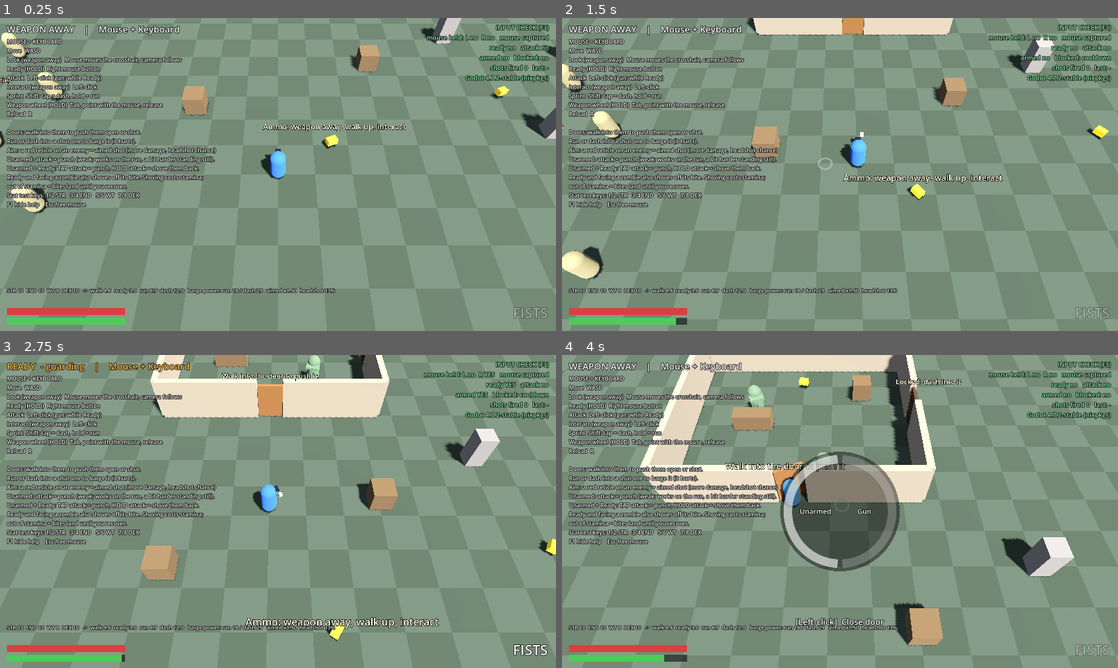
Above: before the commit, frames 1-4 (two rows, left to right).
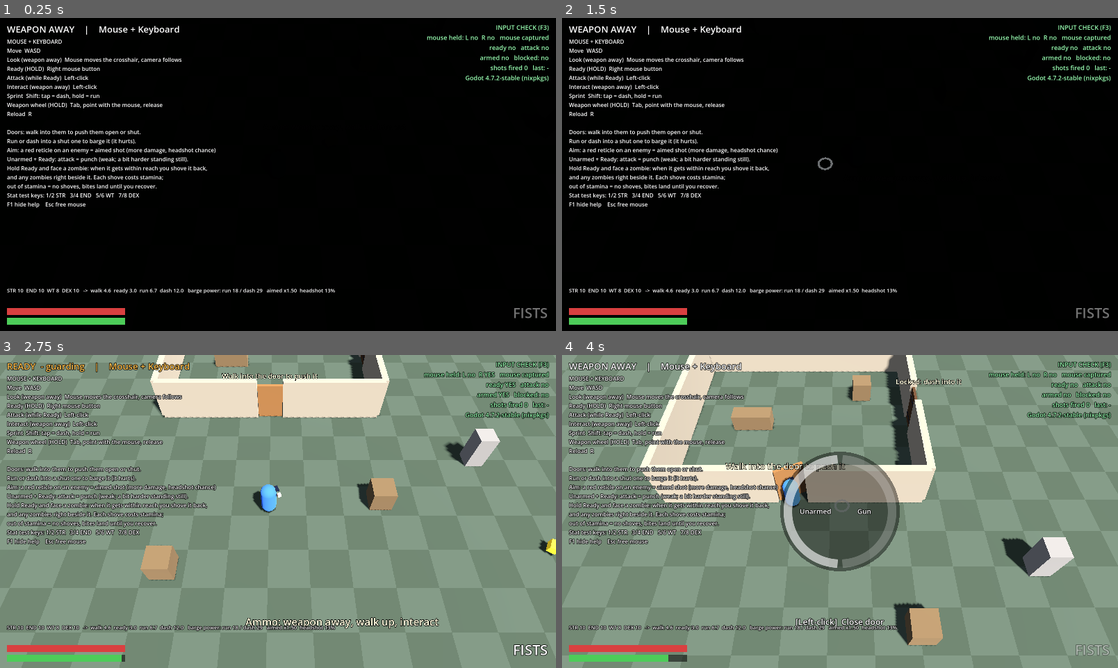
Above: after the commit, the same moments.

Repository: RuneTV64/twinsticksofdepth
Game: Godot game, scene res://main.tscn
Two runs of this game, one before a commit and one after it. Both use one fixed random seed, a clock stepped at 60 frames per second and the inputs below.
Inputs (mouse positions are in pixels of both pictures, inside the frame that each line leads up to):
- Up to frame 1 (0.25 s): no input
- Up to frame 2 (1.5 s): tap Enter at 0.5 s; move the mouse to (867, 174) at 0.52 s; press the mouse at (867, 174) at 0.53 s; hold W (move_up) from 0.53 s (still down); move the mouse to (812, 174) at 1.27 s; release the mouse at (812, 174) at 1.28 s; click (812, 174) at 1.35 s
- Up to frame 3 (2.75 s): keep holding W (move_up); move the mouse to (289, 505) at 2.02 s; hold Right mouse button (ready_weapon) from 2.03 s (still down); click (289, 505) at 2.3 s
- Up to frame 4 (4 s): keep holding W (move_up); move the mouse to (834, 517) at 2.77 s; release Right mouse button (ready_weapon) at 2.78 s; tap Shift (sprint) at 2.85 s; click (834, 517) at 3.05 s; move the mouse to (878, 514) at 3.52 s; hold Tab (weapon_wheel) from 3.53 s (still down); click (878, 514) at 3.8 s

The runs differ from the first frame. In frame 1, 95% of the frame differs, in the area x 0-100%, y 0-100%; in frame 2, 95%; in frame 3, 2.2%; in frame 4, 2.0%.

Commit message:
Vision cone, fog of war, automatic shove, Ready-only punching
- Player sees a wall-blocked cone ahead plus a small circle all round
- Enemies and ammo pickups fade out when not in view
- Fog of war: never-seen areas are dark; seen areas stay clear, then
  gray over slowly with time since last seen
- Shove is automatic: Ready unarmed throws back zombies that come within
  reach in front, plus any right beside them; hold-to-shove removed
- Punching needs Ready; weapon away, attack only interacts

Co-Authored-By: Claude Fable 5.2 <noreply@anthropic.com>

Diff:
--- a/ammo_pickup.gd
+++ b/ammo_pickup.gd
@@ -8,6 +8,9 @@
 var _active := true
 var _t := 0.0
 var _mesh: MeshInstance3D
+var _mat: StandardMaterial3D
+var _alpha := 0.0          # 1 = in the player's view; fades out when it isn't
+var _player: Player
 
 
 func _ready() -> void:
@@ -16,16 +19,31 @@
 	var b := BoxMesh.new()
 	b.size = Vector3(0.6, 0.35, 0.4)
 	_mesh.mesh = b
-	var mat := StandardMaterial3D.new()
-	mat.albedo_color = Color(0.85, 0.7, 0.2)
-	mat.emission_enabled = true
-	mat.emission = Color(0.5, 0.4, 0.05)
-	_mesh.material_override = mat
+	_mat = StandardMaterial3D.new()
+	_mat.albedo_color = Color(0.85, 0.7, 0.2)
+	_mat.emission_enabled = true
+	_mat.emission = Color(0.5, 0.4, 0.05)
+	_mesh.material_override = _mat
 	_mesh.position.y = 0.4
 	add_child(_mesh)
 
 
+## Like enemies, items only show while the player can see them. You remember the place, not
+## whether the thing is still there.
+func _update_fade(delta: float) -> void:
+	if _player == null:
+		_player = get_tree().get_first_node_in_group("player") as Player
+	var seen := _player == null or _player.can_see(global_position, 0.3)
+	_alpha = move_toward(_alpha, 1.0 if seen else 0.0, delta / 0.25)
+	_mesh.visible = _alpha > 0.02
+	_mat.transparency = BaseMaterial3D.TRANSPARENCY_DISABLED if _alpha > 0.99 \
+		else BaseMaterial3D.TRANSPARENCY_ALPHA
+	_mat.albedo_color.a = _alpha
+	_mat.emission_energy_multiplier = _alpha
+
+
 func _process(delta: float) -> void:
+	_update_fade(delta)
 	if not _active:
 		_t -= delta
 		if _t <= 0.0:
--- a/enemy.gd
+++ b/enemy.gd
@@ -13,6 +13,7 @@
 @export var attack_damage := 10.0
 @export var attack_cooldown := 1.3
 @export var investigate_time := 10.0   # how long a heard noise keeps pulling it in
+@export var fade_time := 0.25          # seconds to fade out of (or into) the player's view
 
 var hp := 100.0
 var dead := false
@@ -25,6 +26,7 @@
 var _since_hit := 99.0
 var _dead_t := 0.0
 var _sway := 0.0
+var _alpha := 1.0                # 1 = in the player's view, fades to 0 when it isn't
 var _noise_pos := Vector3.ZERO   # where the last noise it heard came from
 var _noise_t := 0.0              # > 0 while it is still drawn to that spot
 var _mat: StandardMaterial3D
@@ -106,6 +108,16 @@
 	_noise_t = investigate_time
 
 
+## You only see an enemy while it's in the player's view; out of it, it fades away (it is
+## still there, still moving, still dangerous).
+func _update_fade(delta: float) -> void:
+	var seen := player == null or player.can_see(global_position)
+	_alpha = move_toward(_alpha, 1.0 if seen else 0.0, delta / maxf(fade_time, 0.01))
+	_visual.visible = _alpha > 0.02
+	_mat.transparency = BaseMaterial3D.TRANSPARENCY_DISABLED if _alpha > 0.99 \
+		else BaseMaterial3D.TRANSPARENCY_ALPHA
+
+
 ## Shoved back by the player: thrown along dir, no damage, and it needs a moment before it
 ## can attack again.
 func shove(dir: Vector3, force: float) -> void:
@@ -138,6 +150,7 @@
 	_flash -= delta
 	_cd -= delta
 	_since_hit += delta
+	_update_fade(delta)
 	if dead:
 		_dead_t -= delta
 		if _dead_t <= 0.0:
@@ -190,6 +203,8 @@
 			var n := get_slide_collision(i).get_normal()
 			door.push(global_position, -Vector3(n.x, 0.0, n.z).normalized(), move_speed)
 
-	_mat.albedo_color = Color(1, 1, 1) if _flash > 0.0 else _base_color
-	_label.visible = _since_hit < 2.5
+	var col := Color(1, 1, 1) if _flash > 0.0 else _base_color
+	col.a = _alpha
+	_mat.albedo_color = col
+	_label.visible = _since_hit < 2.5 and _alpha > 0.5
 	_label.text = "%d" % ceili(hp)
--- /dev/null
+++ b/fog.gd
@@ -0,0 +1,172 @@
+extends Node3D
+## Fog of war. A full-screen pass that darkens everything the player can't see right now:
+##  - in view (the player's sight rays reach it): clear
+##  - seen before: stays clear at first, then slowly grays over as time passes since you last
+##    looked. Gray means "it's been a while": worth checking again for supplies.
+##  - never seen: almost black
+## It reads the depth buffer to find where each pixel really is in the world, so wall faces
+## and tops are judged by their own position, not the ground behind them.
+
+@export var explored_dim := 0.5      # how dark a long-unvisited area gets (0 = clear, 1 = black)
+@export var stale_delay := 20.0      # seconds an area stays fully clear after you last saw it
+@export var stale_time := 120.0      # seconds after that for the gray to fade all the way in
+@export var unexplored_dim := 0.9    # how dark never-seen areas look
+@export var edge_soft := 0.7         # meters over which the edge of your view fades
+@export var see_past := 0.6          # meters past a ray's end still lit, so the wall it hit shows
+
+const MAP_SIZE := 96.0               # meters covered by the explored map, centered on the origin
+const MAP_CELLS := 192               # half-meter cells
+
+var player: Player
+var cam: Camera3D
+
+var _mat: ShaderMaterial
+var _explored: Image
+var _explored_tex: ImageTexture
+var _mark_t := 0.0
+var _clock := 0.0   # game seconds; what "last seen" times are measured against
+
+const SHADER := """
+shader_type spatial;
+render_mode unshaded, depth_test_disabled, depth_draw_never, cull_disabled, shadows_disabled;
+
+uniform sampler2D depth_tex : hint_depth_texture, filter_nearest, repeat_disable;
+uniform sampler2D explored_tex : filter_linear, repeat_disable;
+uniform vec2 player_xz;
+uniform float rays[RAY_COUNT];   // distance to the first wall in each direction
+uniform float face_angle;        // the cone: same formula as Player.sight_limit()
+uniform float half_fov;
+uniform float taper;
+uniform float sight_range;
+uniform float sight_near;
+uniform float map_size;
+uniform float explored_dim;
+uniform float unexplored_dim;
+uniform float now;
+uniform float stale_delay;
+uniform float stale_time;
+uniform float edge_soft;
+uniform float see_past;
+
+void vertex() {
+	// Cover the whole screen whatever the camera is doing.
+	POSITION = vec4(VERTEX.xy, 1.0, 1.0);
+}
+
+void fragment() {
+	float depth = texture(depth_tex, SCREEN_UV).r;
+	float fog = unexplored_dim;
+	if (depth > 0.000001) {
+		// Rebuild the world position of whatever is drawn at this pixel.
+		vec4 view = INV_PROJECTION_MATRIX * vec4(SCREEN_UV * 2.0 - 1.0, depth, 1.0);
+		view.xyz /= view.w;
+		vec3 world = (INV_VIEW_MATRIX * vec4(view.xyz, 1.0)).xyz;
+
+		vec2 rel = world.xz - player_xz;
+		float dist = length(rel);
+		float ang = atan(rel.y, rel.x);
+		float f = (ang + PI) / TAU * float(RAY_COUNT);
+		int i0 = int(floor(f)) % RAY_COUNT;
+		int i1 = (i0 + 1) % RAY_COUNT;
+		float wall = mix(rays[i0], rays[i1], fract(f)) + see_past;
+		float off = abs(mod(ang - face_angle + PI, TAU) - PI);
+		float cone = mix(sight_range, sight_near, smoothstep(half_fov, half_fov + taper, off));
+		float reach = min(wall, cone);
+		float in_view = 1.0 - smoothstep(reach - edge_soft, reach, dist);
+
+		// r = ever seen (0/1), g = when it was last seen (0 where never). Dividing the
+		// filtered g by the filtered r gives the last-seen time of the seen cells nearby.
+		vec2 e = texture(explored_tex, world.xz / map_size + 0.5).rg;
+		float seen = e.r;
+		float last_seen = e.g / max(e.r, 0.001);
+		float stale = smoothstep(stale_delay, stale_delay + stale_time, now - last_seen);
+		fog = mix(unexplored_dim, explored_dim * stale, seen) * (1.0 - in_view);
+	}
+	ALBEDO = vec3(0.0);
+	// Blending happens in linear light, where 6% left still reads as fairly bright.
+	// Convert so the dim values mean what they look like on screen.
+	ALPHA = 1.0 - pow(1.0 - fog, 2.2);
+}
+"""
+
+
+func _ready() -> void:
+	# Two float channels per cell: r = ever seen, g = game time it was last seen.
+	_explored = Image.create(MAP_CELLS, MAP_CELLS, false, Image.FORMAT_RGF)
+	_explored.fill(Color(0, 0, 0))
+	_explored_tex = ImageTexture.create_from_image(_explored)
+
+	var sh := Shader.new()
+	sh.code = SHADER.replace("RAY_COUNT", str(Player.SIGHT_RAYS))
+	_mat = ShaderMaterial.new()
+	_mat.shader = sh
+	_mat.render_priority = 5   # over the world and faded enemies, under the reticle (10)
+	_mat.set_shader_parameter("explored_tex", _explored_tex)
+	_mat.set_shader_parameter("map_size", MAP_SIZE)
+
+	var quad := MeshInstance3D.new()
+	var qm := QuadMesh.new()
+	qm.size = Vector2(2.0, 2.0)
+	quad.mesh = qm
+	quad.material_override = _mat
+	quad.cast_shadow = GeometryInstance3D.SHADOW_CASTING_SETTING_OFF
+	quad.extra_cull_margin = 16384.0   # never culled: the shader places it on screen itself
+	quad.position = Vector3(0.0, 0.0, -1.0)
+	cam.add_child(quad)
+
+
+func _process(delta: float) -> void:
+	if player == null or player.sight_rays.size() != Player.SIGHT_RAYS:
+		return
+	_mat.set_shader_parameter("player_xz", Vector2(player.global_position.x, player.global_position.z))
+	_mat.set_shader_parameter("rays", player.sight_rays)
+	_mat.set_shader_parameter("face_angle", player.facing_angle())
+	_mat.set_shader_parameter("half_fov", deg_to_rad(player.sight_fov_deg) * 0.5)
+	_mat.set_shader_parameter("taper", Player.SIGHT_TAPER)
+	_mat.set_shader_parameter("sight_range", player.sight_range)
+	_mat.set_shader_parameter("sight_near", player.sight_near)
+	_clock += delta
+	_mat.set_shader_parameter("now", _clock)
+	_mat.set_shader_parameter("stale_delay", stale_delay)
+	_mat.set_shader_parameter("stale_time", maxf(stale_time, 0.01))
+	_mat.set_shader_parameter("explored_dim", explored_dim)
+	_mat.set_shader_parameter("unexplored_dim", unexplored_dim)
+	_mat.set_shader_parameter("edge_soft", edge_soft)
+	_mat.set_shader_parameter("see_past", see_past)
+	_mark_t -= delta
+	if _mark_t <= 0.0:
+		_mark_t = 0.1
+		_mark_explored()
+
+
+## Remember everything currently in view: walk each sight ray and stamp the cells under it
+## with the current time.
+func _mark_explored() -> void:
+	var origin := Vector2(player.global_position.x, player.global_position.z)
+	var white := Color(1.0, _clock, 0.0)
+	var cell := MAP_SIZE / MAP_CELLS
+	# Twice as many spokes as sight rays, so cells at the far end of the cone aren't skipped.
+	var spokes := Player.SIGHT_RAYS * 2
+	for i in spokes:
+		var a := -PI + i * TAU / spokes
+		var dir := Vector2(cos(a), sin(a))
+		var reach: float = player.sight_reach_angle(a) + see_past
+		var d := 0.0
+		while d <= reach:
+			var p := origin + dir * d
+			var cx := int(floor(p.x / cell + MAP_CELLS * 0.5))
+			var cy := int(floor(p.y / cell + MAP_CELLS * 0.5))
+			if cx >= 0 and cy >= 0 and cx < MAP_CELLS and cy < MAP_CELLS:
+				_explored.set_pixel(cx, cy, white)
+			d += cell * 0.9
+	_explored_tex.update(_explored)
+
+
+## Has this spot ever been in view?
+func is_explored(pos: Vector3) -> bool:
+	var cell := MAP_SIZE / MAP_CELLS
+	var cx := int(floor(pos.x / cell + MAP_CELLS * 0.5))
+	var cy := int(floor(pos.z / cell + MAP_CELLS * 0.5))
+	if cx < 0 or cy < 0 or cx >= MAP_CELLS or cy >= MAP_CELLS:
+		return false
+	return _explored.get_pixel(cx, cy).r > 0.5
--- a/hud.gd
+++ b/hud.gd
@@ -20,7 +20,7 @@
 Move  WASD
 Look (weapon away)  Mouse moves the crosshair, camera follows
 Ready (HOLD)  Right mouse button
-Attack  Left-click (gun: while Ready)
+Attack (while Ready)  Left-click
 Interact (weapon away)  Left-click
 Sprint  Shift: tap = dash, hold = run
 Weapon wheel (HOLD)  Tab, point with the mouse, release
@@ -30,7 +30,7 @@
 Move  Left stick
 Look (weapon away)  Right stick moves the crosshair, camera follows
 Ready (HOLD)  LT
-Attack  RT (gun: while Ready)
+Attack (while Ready)  RT
 Interact (weapon away)  RT  or  A
 Sprint  L3: tap = dash, hold = run
 Weapon wheel (HOLD)  LB, point with the right stick, release
@@ -40,10 +40,10 @@
 Doors: walk into them to push them open or shut.
 Run or dash into a shut one to barge it (it hurts).
 Aim: a red reticle on an enemy = aimed shot (more damage, headshot chance)
-Unarmed: attack = punch (weak; works on the run, a bit harder standing still).
-Unarmed + Ready: TAP attack = punch, HOLD attack = shove them back.
-Ready and facing a zombie also shoves off its bite. Shoving costs stamina;
-out of stamina = bites land until you recover.
+Unarmed + Ready: attack = punch (weak; a bit harder standing still).
+Hold Ready and face a zombie: when it gets within reach you shove it back,
+and any zombies right beside it. Each shove costs stamina;
+out of stamina = no shoves, bites land until you recover.
 Stat test keys: 1/2 STR   3/4 END   5/6 WT   7/8 DEX
 F1 hide help    Esc free mouse"""
 
@@ -186,8 +186,6 @@
 	if player.armed and player.is_melee():
 		if not player.is_guarding():
 			stance += "  - SPENT"
-		elif player.shoving:
-			stance += "  - shoving"
 		else:
 			stance += "  - guarding"
 	if player.running:
--- a/main.gd
+++ b/main.gd
@@ -8,6 +8,7 @@
 var player: Player
 var rig: CamRig
 var hud: Hud
+var fog: Node3D
 
 
 func _enter_tree() -> void:
@@ -31,6 +32,12 @@
 
 	for e in get_tree().get_nodes_in_group("enemies"):
 		(e as Enemy).player = player
+
+	# Fog of war: darkens whatever is outside the player's vision cone.
+	fog = preload("res://fog.gd").new()
+	fog.player = player
+	fog.cam = rig.cam
+	add_child(fog)
 
 	hud = Hud.new()
 	hud.player = player
--- a/player.gd
+++ b/player.gd
@@ -72,8 +72,8 @@
 
 # ---------- Unarmed ----------
 # Punches are a last resort: weak, unreliable (damage varies, some whiff), but cheap and quick,
-# and they never stop you moving. Weapon away: attack punches (you can do it running).
-# Ready: TAP attack to punch, HOLD attack to shove.
+# and they never stop you moving. They need Ready, like any attack (weapon away, the attack
+# button is Interact only).
 @export var punch_damage_min := 2.0
 @export var punch_damage_max := 5.0
 @export var punch_still_mult := 1.4     # planted feet hit a little harder than a punch on the move
@@ -88,20 +88,28 @@
 @export var punch_tired_slow := 1.4     # at zero stamina, punches take this many times longer
 @export var punch_tired_damage := 0.5   # at zero stamina, punch damage is multiplied by this
 @export var melee_look_range := 2.5     # Ready unarmed: how far the (hidden) look point roams
-# Shove (Ready, HOLD attack): throws back everything in reach in front of you. No damage; it
-# buys space. Repeats while held.
-@export var shove_hold_time := 0.2      # Ready: attack held this long is a shove, released sooner is a punch
-@export var shove_interval := 0.7       # seconds between shoves while held
-@export var shove_range := 1.7          # meters
-@export var shove_arc_dot := 0.4        # shoves enemies within this cone of your facing (dot)
+# Shove: automatic. Hold Ready unarmed, and when a zombie comes within reach in front of you,
+# you throw it back, along with any zombies right beside it. No damage; it buys space.
+@export var shove_interval := 0.7       # seconds before you can shove again
+@export var shove_range := 1.7          # meters; a zombie this close in front of you gets shoved
+@export var shove_arc_dot := 0.4        # "in front" = within this cone of your facing (dot)
+@export var shove_adjacent := 1.4       # meters; zombies this close to a shoved one go with it
 @export var shove_force := 9.0          # m/s the enemy is thrown back (about 2 m of travel)
-@export var shove_cost := 12.0          # stamina when a shove connects
-@export var shove_whiff_cost := 3.0     # stamina when it pushes at nothing
+@export var shove_cost := 12.0          # stamina per shove
 # Guard: Ready unarmed and facing an attacker stops its hit and costs stamina instead. Against
 # a zombie that is a last-moment shove before the bite. (Proper blocking is for fighting people.)
 @export var block_arc_dot := 0.5        # attacker must be within this cone of your facing (dot)
 @export var block_stamina_per_damage := 2.5   # stamina spent per point of damage stopped
 @export var block_regen_delay := 1.0    # seconds after a shove before stamina regenerates
+# ---------- Vision ----------
+# You see a cone in front of you plus a small circle all around; walls cut both short. Enemies
+# outside it fade out and the fog of war covers what you can't see (see fog.gd).
+@export var sight_fov_deg := 110.0      # full width of the cone
+@export var sight_range := 26.0         # meters, how far the cone reaches
+@export var sight_near := 3.0           # meters, all-round awareness (behind you too)
+@export var sight_eye_height := 1.5     # rays go out at this height, so low cover doesn't block sight
+const SIGHT_RAYS := 240                 # one every 1.5 degrees, all the way round
+
 @export var cam_stance_sharpness := 3.0 # how gently the camera settles after Ready / lower / weapon swap
 
 ## Weapons on the quick wheel, in slot order (slot 0 is at the left, going clockwise).
@@ -127,8 +135,12 @@
 var reserve := 16
 var facing := Vector3(0, 0, -1)
 var weapon := "fists"              # what's in hand: one of WEAPONS
-var shoving := false               # Ready unarmed with attack held past shove_hold_time
-var _atk_hold := 0.0               # how long attack has been held, 0 when it isn't
+## Distance to the first wall along each of SIGHT_RAYS directions (capped at sight_range).
+## Ray i points at angle -PI + i * TAU / SIGHT_RAYS in the XZ plane (0 = +X, PI/2 = +Z).
+## Refreshed every physics tick. The cone itself is applied on top: see sight_reach_angle().
+var sight_rays := PackedFloat32Array()
+var _sight_query: PhysicsRayQueryParameters3D
+var _shove_cd := 0.0               # > 0 until you can shove again
 var _cam_carry := Vector3.ZERO     # camera offset left over from a stance change, eased to zero
 var wheel_open := false            # quick weapon wheel is up (Tab / LB held)
 var wheel_choice := -1             # slot highlighted on the wheel, -1 = none yet
@@ -185,6 +197,7 @@
 
 
 func _ready() -> void:
+	add_to_group("player")
 	collision_layer = 2
 	collision_mask = 1 | 4
 	floor_snap_length = 0.3
@@ -482,6 +495,7 @@
 	_handle_collisions(pre_vel)
 
 	_update_facing(delta, move_dir)
+	_update_sight()
 	_update_line_of_fire()
 	_update_combat()
 	_update_interact()
@@ -495,6 +509,7 @@
 	_stagger -= delta
 	_barge_cd -= delta
 	_bash_cd -= delta
+	_shove_cd -= delta
 	_swing_t -= delta
 	_block_t -= delta
 	_cam_carry = _cam_carry.lerp(Vector3.ZERO, 1.0 - exp(-cam_stance_sharpness * delta))
@@ -604,6 +619,68 @@
 	return global_position + Vector3(0.0, 1.1, 0.0) + facing * 0.3
 
 
+# ---------------------------------------------------------------- vision
+const SIGHT_TAPER := 0.1   # radians over which the cone's edge falls from full range to sight_near
+
+
+## Angle you're facing in the XZ plane, same convention as the sight rays.
+func facing_angle() -> float:
+	return atan2(facing.z, facing.x)
+
+
+## How far you'd see in direction a with no walls: full range inside the cone, the short
+## all-round distance outside it, tapering across the cone's edge. (fog.gd's shader has the
+## same formula.)
+func sight_limit(a: float) -> float:
+	var off := absf(wrapf(a - facing_angle(), -PI, PI))
+	var half := deg_to_rad(sight_fov_deg) * 0.5
+	return lerpf(sight_range, sight_near, smoothstep(half, half + SIGHT_TAPER, off))
+
+
+## How far you can actually see in direction a right now: the cone, cut short by walls.
+func sight_reach_angle(a: float) -> float:
+	if sight_rays.size() != SIGHT_RAYS:
+		return 0.0
+	var f := (wrapf(a, -PI, PI) + PI) / TAU * SIGHT_RAYS
+	var i0 := int(floor(f)) % SIGHT_RAYS
+	var wall := lerpf(sight_rays[i0], sight_rays[(i0 + 1) % SIGHT_RAYS], f - floor(f))
+	return minf(wall, sight_limit(a))
+
+
+## Sweep the rays: how far it is to the first wall or door in every direction.
+func _update_sight() -> void:
+	if sight_rays.size() != SIGHT_RAYS:
+		sight_rays.resize(SIGHT_RAYS)
+	if _sight_query == null:
+		_sight_query = PhysicsRayQueryParameters3D.new()
+		_sight_query.collision_mask = 1
+	var space := get_world_3d().direct_space_state
+	var eye := global_position + Vector3(0.0, sight_eye_height, 0.0)
+	_sight_query.from = eye
+	for i in SIGHT_RAYS:
+		var a := -PI + i * TAU / SIGHT_RAYS
+		var reach := sight_range
+		_sight_query.to = eye + Vector3(cos(a), 0.0, sin(a)) * reach
+		var hit := space.intersect_ray(_sight_query)
+		if not hit.is_empty():
+			reach = eye.distance_to(hit["position"])
+		sight_rays[i] = reach
+
+
+## How far you can see toward a world position's direction right now.
+func sight_reach_toward(pos: Vector3) -> float:
+	return sight_reach_angle(atan2(pos.z - global_position.z, pos.x - global_position.x))
+
+
+## Is this spot in view: inside the cone (or right next to you) with nothing solid between?
+## radius lets something with a body count as seen when its near edge is in view.
+func can_see(pos: Vector3, radius := 0.4) -> bool:
+	if dead:
+		return false
+	var d := Vector2(pos.x - global_position.x, pos.z - global_position.z).length()
+	return d <= sight_reach_toward(pos) + radius
+
+
 ## The reticle is red only when a shot fired right now would really hit an enemy. This traces
 ## the same path the projectile takes (from the muzzle, along your current facing, same hit
 ## radius and wall check), so a wall, a shut door, a body in the way, or a facing that hasn't
@@ -774,10 +851,6 @@
 	attack_tapped = Input.is_action_just_pressed("attack") or _lmb_edge or (held and not _attack_was_held)
 	_attack_was_held = held
 	_lmb_edge = false
-	# Tap vs hold: a tap is attack let go before shove_hold_time.
-	var tap_released := not held and _atk_hold > 0.0 and _atk_hold < shove_hold_time
-	_atk_hold = _atk_hold + get_physics_process_delta_time() if held else 0.0
-	shoving = false
 	# A punch already under way lands when its windup runs out, whatever else is going on.
 	if _swing_t > 0.0 and not _swing_landed and _swing_total - _swing_t >= _swing_windup:
 		_land_punch()
@@ -789,14 +862,11 @@
 		if _draw_t > 0.0 or _stagger > 0.0 or _reload_t > 0.0:
 			return
 		if is_melee():
-			# Ready unarmed: tap = punch, hold = shove (repeats while held).
-			if tap_released:
-				if _fire_cd <= 0.0:
-					_punch()
-			elif held and _atk_hold >= shove_hold_time:
-				shoving = true
-				if _fire_cd <= 0.0:
-					_shove()
+			# Ready unarmed: zombies that get within reach are shoved back on their own;
+			# attack punches.
+			_auto_shove()
+			if held and _fire_cd <= 0.0:
+				_punch()
 		elif attack_held() and _fire_cd <= 0.0:
 			if mag > 0:
 				_fire()
@@ -804,11 +874,9 @@
 				_start_reload()
 			elif attack_tapped:
 				_bash()
-	elif interact_target != null:
-		if attack_tapped:
-			interact_target.call("interact", self)
-	elif is_melee() and held and _fire_cd <= 0.0 and _stagger <= 0.0:
-		_punch()   # fists need no readying: punch with the weapon away, even on the run
+	elif attack_tapped and interact_target != null:
+		# Weapon away: the attack button only ever interacts. Punching needs Ready.
+		interact_target.call("interact", self)
 
 
 func _start_reload() -> void:
@@ -895,23 +963,40 @@
 
 ## Shove everything in reach in front of you straight back. No damage. Needs your guard:
 ## once you're spent you can't shove until you've caught your breath.
-func _shove() -> void:
-	_fire_cd = shove_interval
-	if not is_guarding():
-		show_status("Too spent to shove", 0.8)
-		return
-	_block_t = 0.25
-	var hit := false
+func _auto_shove() -> void:
+	if _shove_cd > 0.0 or not is_guarding():
+		return
+	var alive: Array[Enemy] = []
 	for e in get_tree().get_nodes_in_group("enemies"):
 		var en := e as Enemy
-		if en == null or en.dead:
-			continue
+		if en != null and not en.dead and en.kind != "dummy":
+			alive.append(en)
+	# Whoever has come within reach in front of you sets it off...
+	var shoved: Array[Enemy] = []
+	for en in alive:
 		var to := en.global_position - global_position
 		to.y = 0.0
 		if to.length() < shove_range and to.normalized().dot(facing) > shove_arc_dot:
-			en.shove(to.normalized(), shove_force)
-			hit = true
-	_spend_guard(shove_cost if hit else shove_whiff_cost)
+			shoved.append(en)
+	if shoved.is_empty():
+		return
+	# ...and anything standing right beside them goes too.
+	var in_reach := shoved.size()
+	for en in alive:
+		if shoved.has(en):
+			continue
+		for i in in_reach:
+			if en.global_position.distance_to(shoved[i].global_position) < shove_adjacent:
+				shoved.append(en)
+				break
+	for en in shoved:
+		var away := en.global_position - global_position
+		away.y = 0.0
+		en.shove(away.normalized(), shove_force)
+	_shove_cd = shove_interval
+	_block_t = 0.25
+	show_status("Shoved back", 0.5)
+	_spend_guard(shove_cost)
 
 
 ## Stamina spent holding something off. Running dry breaks your guard.
